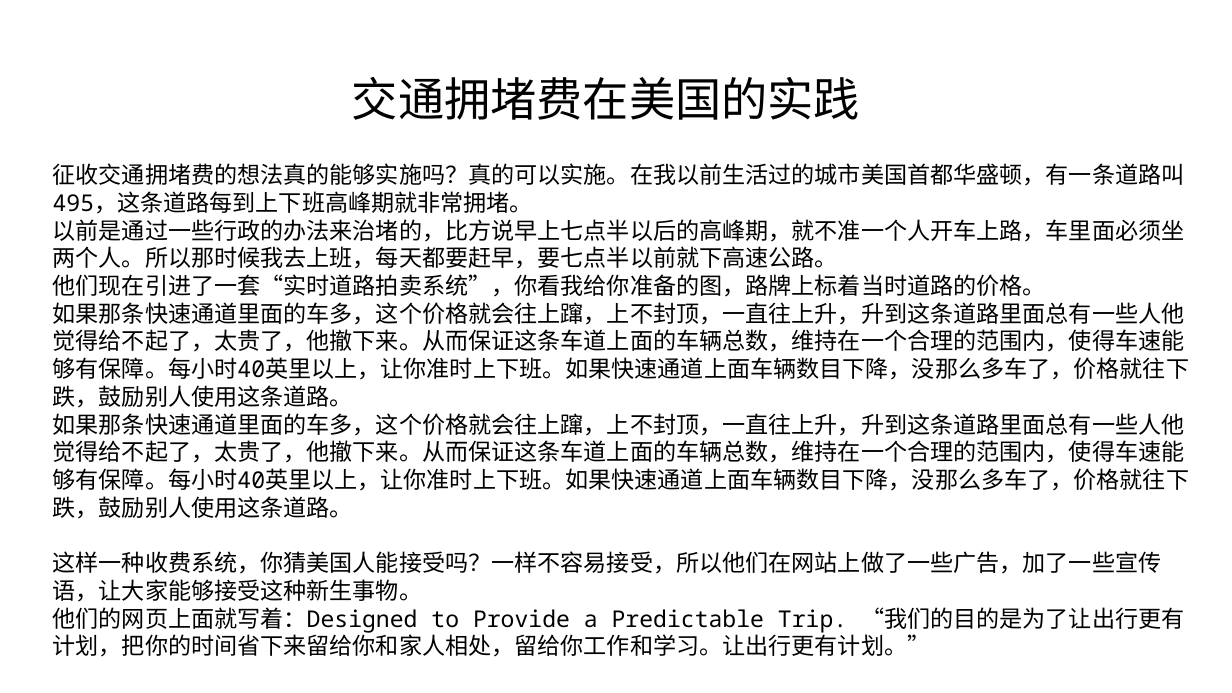
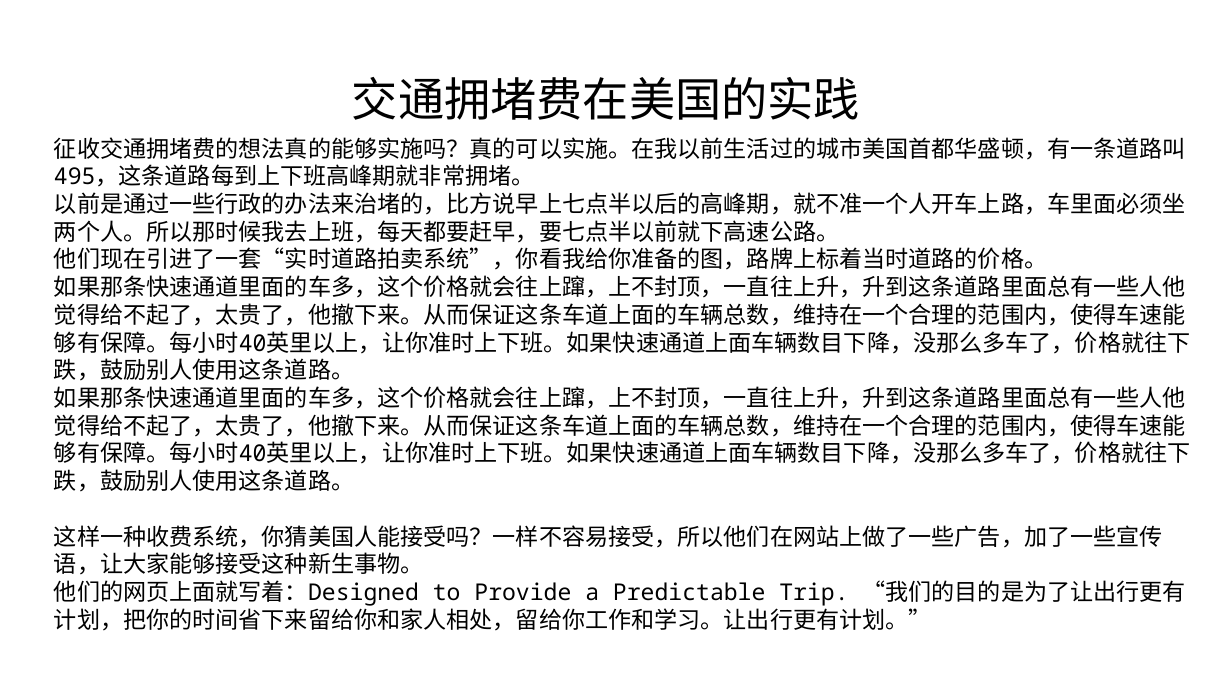
Before and after one commit to FredJiangFei/MyDocuments, a slide deck: slide 4 of 经济学/拥堵费/拥堵费.pptx. Drawn at 1232x693 pixels with LibreOffice and Linux fonts; fonts in the diff are those of the drawing. Boxes give left, top, right and bottom in pixels: in the first picture for what was removed or moved away, otherwise in the second. Text is boxed around its words. In the diff, an @@ line names an element or a change of style, - is before the commit and + after.

Commit message:
拥堵费

```diff
--- a/经济学/拥堵费/拥堵费.pptx
+++ b/经济学/拥堵费/拥堵费.pptx
@@ text "征收交通拥堵费的想法真的能够实施吗？真的可以实施。在我以前生活过的城市美国首都华盛顿，有一条道路叫495，这条道路每到上 ...": place and size @@
-text "征收交通拥堵费的想法真的能够实施吗？真的可以实施。在我以前生活过的城市美国首都华盛顿，有一条道路叫495，这条道路每到上 ..." at bbox=[53, 163, 1190, 657]
+text "征收交通拥堵费的想法真的能够实施吗？真的可以实施。在我以前生活过的城市美国首都华盛顿，有一条道路叫495，这条道路每到上 ..." at bbox=[54, 137, 1191, 631]
```
Also in this commit, not shown: 2 other files.
